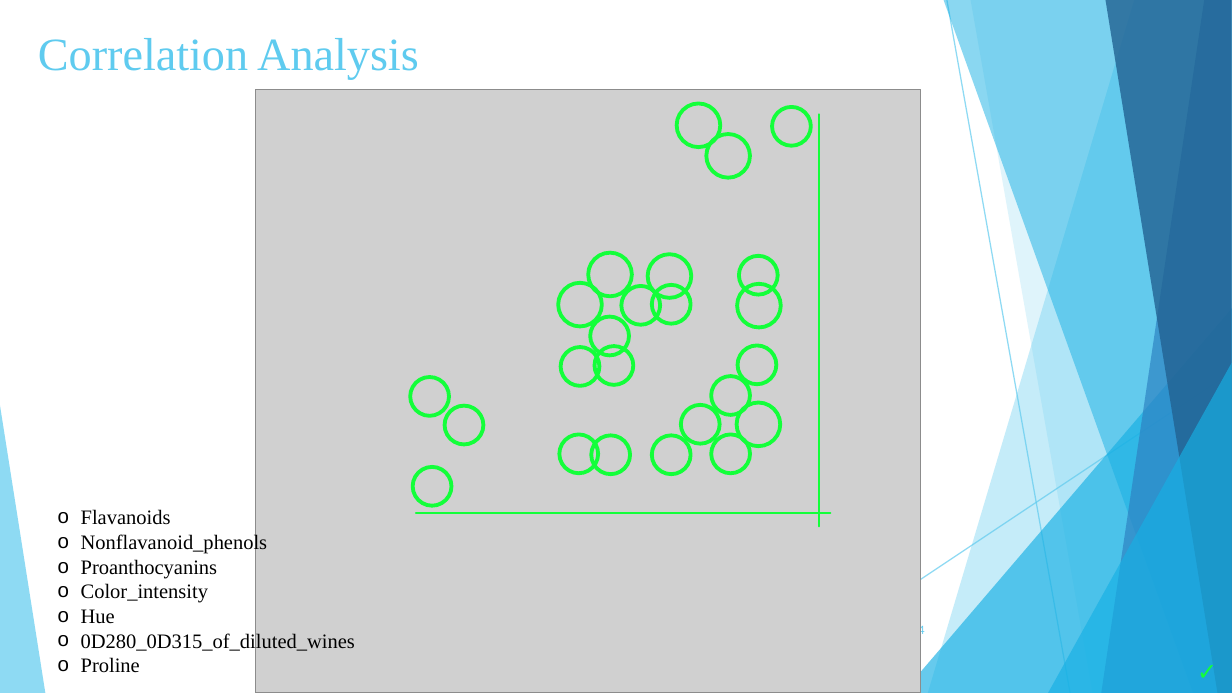
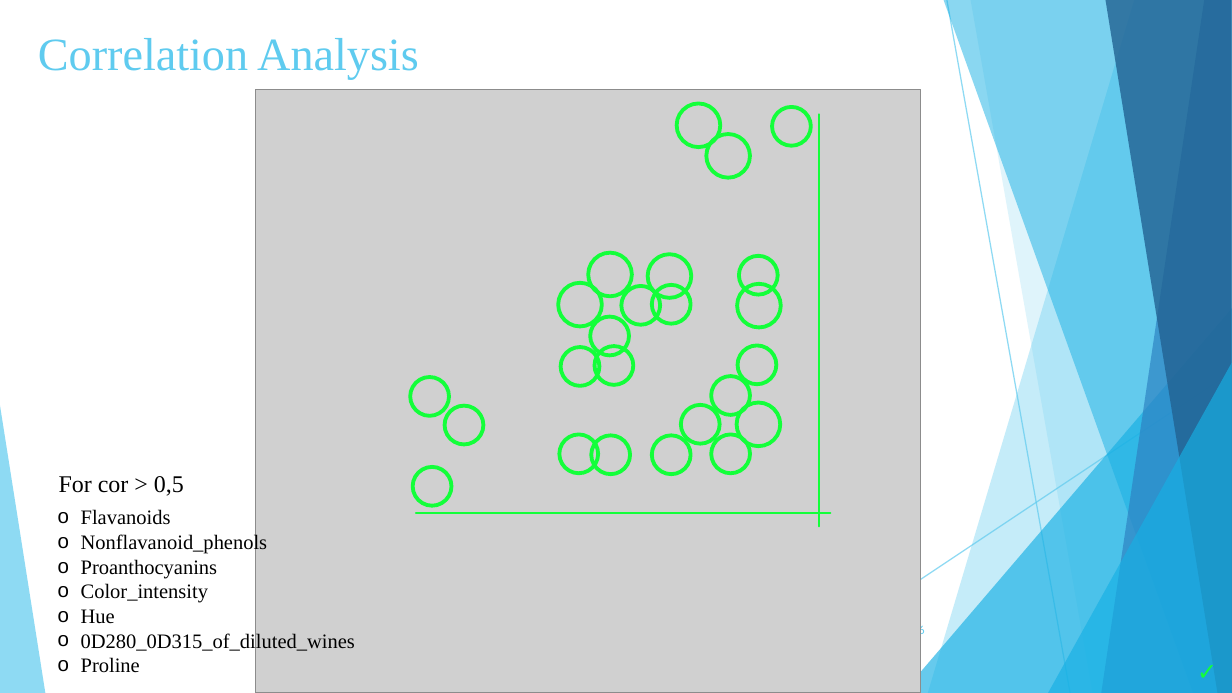
Before and after one commit to zoekelepiri/WineDataPrediction, a slide deck: slide 26 of Wine Data Set (3).pptx (slide 24 before the commit). Drawn at 1232x693 pixels with LibreOffice and Linux fonts; fonts in the diff are those of the drawing; grey boxes stand for pictures. Boxes give left, top, right and bottom in pixels: in the first picture for what was removed or moved away, otherwise in the second. Text is boxed around its words. In the diff, an @@ line names an element or a change of style, - is before the commit and + after.

```diff
--- a/Wine Data Set (3).pptx
+++ b/Wine Data Set (3).pptx
@@ text added at bbox=[59, 476, 184, 496], 14 pt, text #000000 @@
+For cor > 0,5
```
Also in this commit, not shown: 5 other slides changed, 2 slides added.
